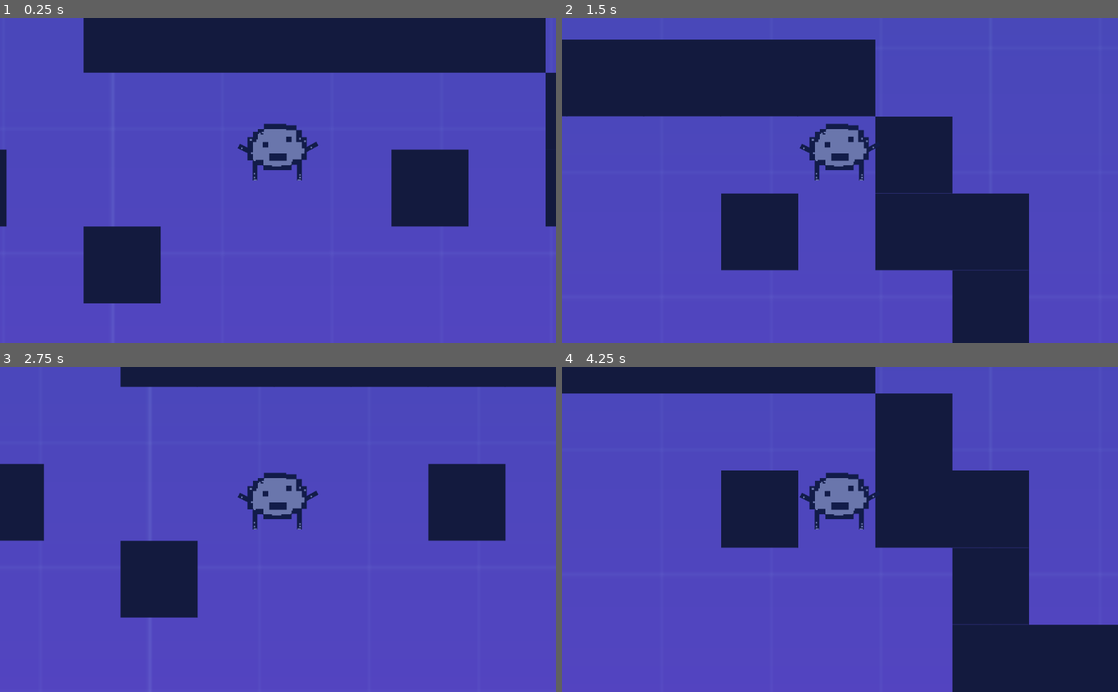
Above: before the commit, frames 1-4 (two rows, left to right).
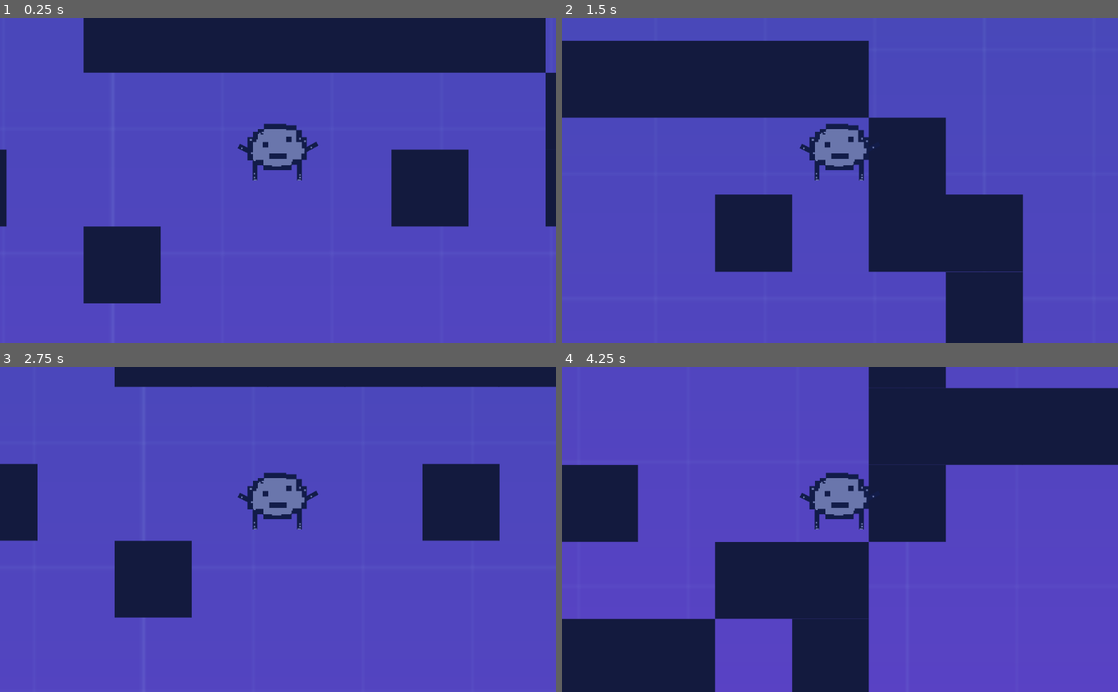
Above: after the commit, the same moments.

Repository: Ayazzi/GitHub
Game: Godot game, scene res://scr/Levels/LevelTemplate.tscn
Two runs of this game, one before a commit and one after it. Both use one fixed random seed, a clock stepped at 60 frames per second and the inputs below.
Inputs:
- Up to frame 1 (0.25 s): no input
- Up to frame 2 (1.5 s): hold W (jump) 0.53-1.28 s; hold Right (move_right) from 0.53 s (still down); tap W (jump) at 1.35 s
- Up to frame 3 (2.75 s): tap W (jump) at 1.52, 1.82 s; release Right (move_right) at 2.03 s; hold Left (move_left) from 2.03 s (still down); hold W (jump) from 2.03 s (still down)
- Up to frame 4 (4.25 s): release Left (move_left) at 2.78 s; release W (jump) at 2.78 s; hold Right (move_right) from 2.78 s (still down); tap W (jump) at 2.85, 3.02, 3.32 s; hold W (jump) from 3.53 s (still down)

The runs differ from the first frame. In frame 1, less than 0.1% of the frame differs, in the area x 48-52%, y 43-45%; in frame 2, 3.6%; in frame 3, 1.5%; in frame 4, 49%, in the area x 0-100%, y 0-100%.

Commit message:
THE deepfall update
deepfall animation and better collisions

Diff:
--- a/project/scr/Actors/Player.gd
+++ b/project/scr/Actors/Player.gd
@@ -1,7 +1,9 @@
 extends Actor
 class_name Player
 
-func _physics_process(delta:float) -> void:
+export var delay_bigfall_time = 1 #lets me set the fall time
+
+func _physics_process(_delta:float) -> void:
 	var is_jump_interrupted: = Input.is_action_just_released("jump") and velocity.y < 0.0
 	var direction: = get_direction()
 	velocity = calculate_move_velocity(velocity, direction, speed, is_jump_interrupted)
@@ -35,21 +37,55 @@
 
 
 
-
 onready var _animated_sprite = $AnimatedSprite
 
-func _process(_delta):
+func _process(_delta:float) -> void:
 
-	if Input.is_action_pressed("jump"):
-		_animated_sprite.play("flappy")
+	if velocity.y != 0:
+		if velocity.y < 0.0:
+			_animated_sprite.play("flappy")
+		else:
+			_animated_sprite.play("fall")
+		if velocity.y > 1000.0:
+			_animated_sprite.play("bigfall")
 	else:
-		_animated_sprite.stop()
+		if velocity.y == 0:
+			_animated_sprite.play("idle")
 
-	if velocity.y > 0.0:
-		_animated_sprite.play("fall")
 
-	if is_on_floor():
-		_animated_sprite.play("idle")
+	#_animated_sprite.play("bigfall") #plays the BIG fall animation if player falls
+
+	#if velocity.y > 0.0 and "Timer is active":
+		#_animated_sprite.play("fall") #plays the normal fall animation if player falls
+	#else:
+		#velocity.y > 0.0 and "Timer is no longer active"
+		#_animated_sprite.play("bigfall")
+
+	#return
+
+
+
+
+
+#func _ready(): #lets me use the function
+	#bigfall_animation()
+
+
+#func bigfall_animation():
+	#if velocity.y > 0.0 and "timer is no longer active":
+		#_animated_sprite.play("bigfall") #plays the BIG fall animation if player falls
+	#$delay_bigfall.start(delay_bigfall_time) #delays the function
+
+
+#func _on_delay_fall_ani_timeout() -> void: #connected with Node
+
+	#$delay_bigfall.start(delay_bigfall_time)#delays the function
+
+	#if ($delay_bigfall.delay_bigfall_time > 0):
+		#print ("Timer is active")
+	#else:
+		#print ("Timer is no longer active")
+	#return
 
 
 
--- a/project/scr/Actors/Player.tscn
+++ b/project/scr/Actors/Player.tscn
@@ -6,17 +6,14 @@
 [ext_resource path="res://scr/ani/egg_guy 1.png" type="Texture" id=4]
 [ext_resource path="res://scr/ani/egg_guy fall.png" type="Texture" id=5]
 
-[sub_resource type="RectangleShape2D" id=1]
-extents = Vector2( 1.825, 1.45625 )
-
 [sub_resource type="SpriteFrames" id=2]
 animations = [ {
 "frames": [ ExtResource( 1 ) ],
-"loop": true,
+"loop": false,
 "name": "idle",
 "speed": 5.0
 }, {
-"frames": [ ExtResource( 5 ) ],
+"frames": [ ExtResource( 4 ) ],
 "loop": true,
 "name": "fall",
 "speed": 5.0
@@ -24,17 +21,23 @@
 "frames": [ ExtResource( 4 ), ExtResource( 1 ), ExtResource( 3 ) ],
 "loop": true,
 "name": "flappy",
-"speed": 17.0
+"speed": 20.0
+}, {
+"frames": [ ExtResource( 5 ) ],
+"loop": true,
+"name": "bigfall",
+"speed": 5.0
 } ]
 
 [node name="Player" type="KinematicBody2D"]
 script = ExtResource( 2 )
 speed = Vector2( 400, 850 )
 
-[node name="CollisionShape2D" type="CollisionShape2D" parent="."]
-position = Vector2( -1.05879e-22, -29.125 )
+[node name="CollisionShape2D" type="CollisionPolygon2D" parent="."]
+modulate = Color( 0.14902, 0.494118, 0.54902, 1 )
+position = Vector2( -0.5, -29.125 )
 scale = Vector2( 20, 20 )
-shape = SubResource( 1 )
+polygon = PoolVector2Array( 1.525, -0.79375, 1.525, 0.00625002, 1.275, 0.55625, 1.275, 1.45625, -1.275, 1.45625, -1.275, 0.60625, -1.525, 0.10625, -1.575, -0.79375, -1.275, -1.09375, -0.675, -1.49375, 0.425, -1.49375, 0.975, -1.39375, 1.275, -1.14375 )
 
 [node name="Camera2D" type="Camera2D" parent="."]
 current = true
@@ -44,3 +47,7 @@
 scale = Vector2( 0.126877, 0.126877 )
 frames = SubResource( 2 )
 animation = "fall"
+
+[node name="delay_bigfall" type="Timer" parent="."]
+
+[connection signal="timeout" from="delay_bigfall" to="." method="_on_delay_fall_ani_timeout"]
--- a/project/scr/Levels/LevelTemplate.tscn
+++ b/project/scr/Levels/LevelTemplate.tscn
@@ -54,7 +54,9 @@
 
 [node name="Player" parent="." instance=ExtResource( 3 )]
 position = Vector2( 522, 64 )
+gravity = 1440.0
 max_y_velocity = 1
+delay_bigfall_time = 1
 
 [node name="AudioStreamPlayer2D" type="AudioStreamPlayer" parent="."]
 stream = ExtResource( 5 )
Not shown, changed: project/export_presets.cfg
Not shown: 1 places in project/scr/Actors/Player.tscn that only renumber resources
Not shown, added: project/.zip
Not shown, changed: project/epic2DplatformerFLAPPYMODE.pck
Not shown, changed: project/index.pck
Not shown, added: project/index.x86_64
